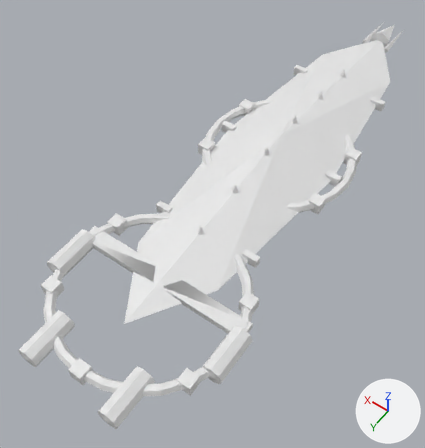
An edit to the OBJ model assets/meshes/hull_sarn_dreadnought.obj, drawn before and after from the same camera.
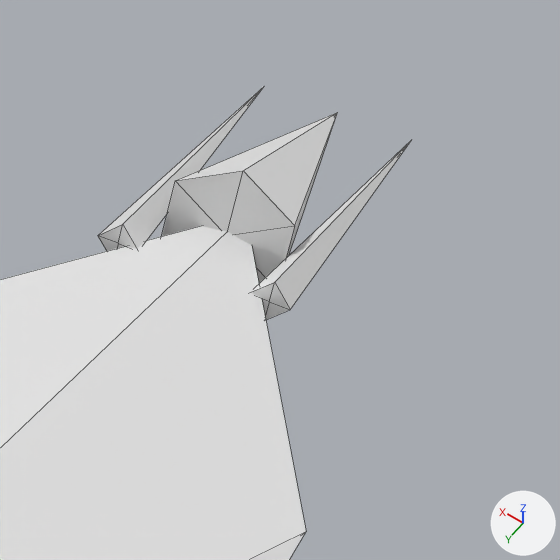
Old and new are each drawn whole from a 50 mm lens placed at (-1.72, 3.3, 4.03), pointed at (0.16, 0.67, -0.11) and again close up on the part from 82% to 100% of the width and 2% to 19% of the height. Every picture has the same lights, and +X, +Y and +Z are marked at lower right. The first two pictures are the older version. The close-ups show mesh edges as thin lines. Where no turn or scale is listed for an object, it has been applied to the vertices. Vertices at exactly the same position are counted once.

Script lines for the objects in view, before the commit:
```python
me_hull_sarn_dreadnought = bpy.data.meshes.new('hull_sarn_dreadnought')
me_hull_sarn_dreadnought.from_pydata(...)  # 650 vertices, 1132 faces; spans x -0.83..0.83, y -2.6..2.6, z 0.0..0.49
ob_hull_sarn_dreadnought = bpy.data.objects.new('hull_sarn_dreadnought', me_hull_sarn_dreadnought)
ob_hull_sarn_dreadnought.location = (0.0, 0.0, 0.0)
```
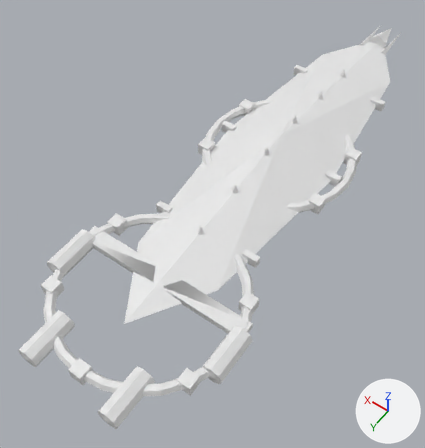
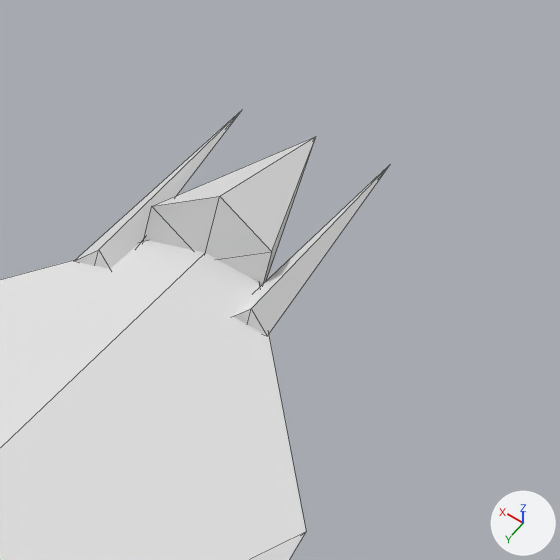
The newer file is also rescaled (x1.015), turned or shifted as a whole; pictures and numbers use the older file's frame.

Boxes [x1, y1, x2, y2] around the edits, measured in the close-ups (560 x 560 px; the box of a moved part takes in the faces that stretch with it):
'hull_sarn_dreadnought', reshaped: before [0, 87, 411, 560]; after [0, 110, 389, 560]
part 1 of me_hull_sarn_dreadnought, moved or reshaped: before [162, 112, 338, 283]; after [144, 137, 316, 286]
part 2 of me_hull_sarn_dreadnought, moved or reshaped: before [251, 141, 411, 320]; after [233, 166, 389, 335]
part 3 of me_hull_sarn_dreadnought, moved or reshaped: before [98, 87, 263, 251]; after [75, 110, 242, 269]

What changed in the scene script:
```text
Change me_hull_sarn_dreadnought:
    used by ob_hull_sarn_dreadnought; location = (0.0, 0.0, 0.0)
    remove me_hull_sarn_dreadnought.from_pydata(...)  # 650 vertices, 1132 faces; spans x -0.83..0.83, y -2.6..2.6, z 0.0..0.49
    add me_hull_sarn_dreadnought.from_pydata(...)  # 650 vertices, 1132 faces; spans x -0.83..0.83, y -2.52..2.6, z 0.0..0.49
    me_hull_sarn_dreadnought part 1: the loose piece of 8 vertices spanning x -0.1..0.1, y -2.6..-2.22, z 0.11..0.33 is moved by (0.0, 0.08, 0.0)
    me_hull_sarn_dreadnought part 2: the loose piece of 6 vertices spanning x -0.15..-0.09, y -2.6..-2.11, z 0.18..0.25 is moved by (0.0, 0.08, 0.0)
    me_hull_sarn_dreadnought part 3: the loose piece of 6 vertices spanning x 0.09..0.15, y -2.6..-2.11, z 0.18..0.25 is moved by (0.0, 0.08, 0.0)
```
